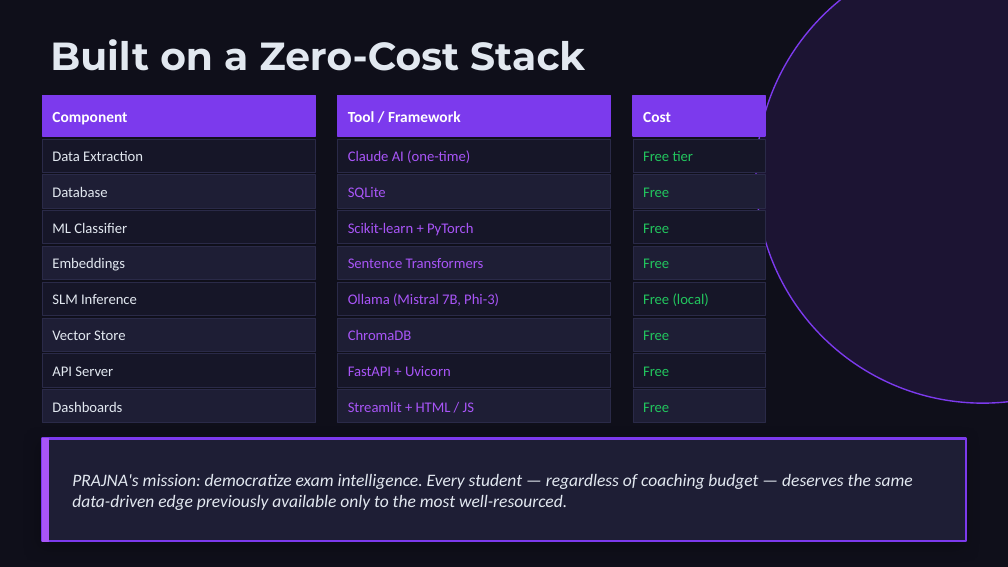
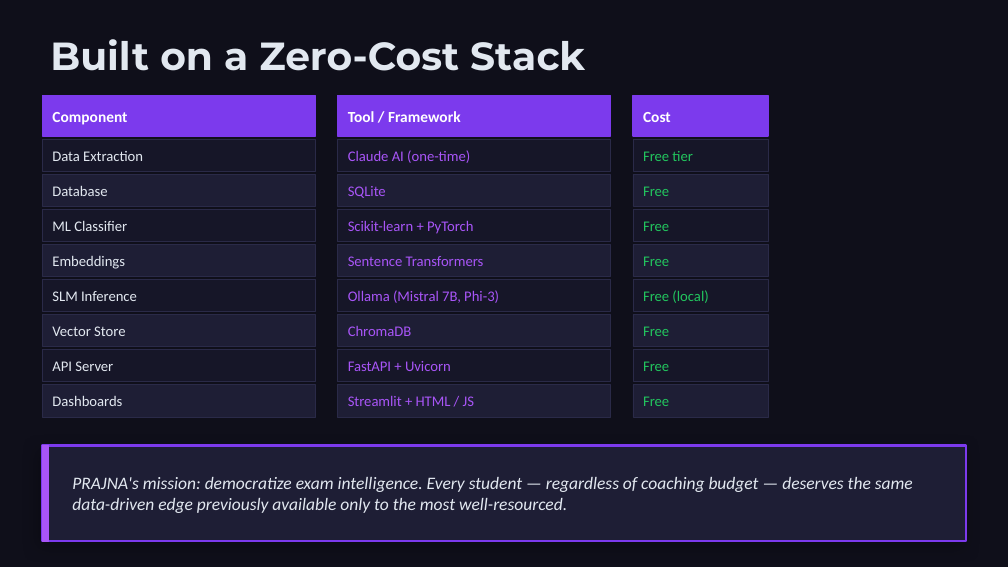
Before and after one commit to firnweh/prajna-slm, a slide deck: slide 10 of docs/prajna-deck/prajna-deck.pptx. Drawn at 1008x567 pixels with LibreOffice and Linux fonts; fonts in the diff are those of the drawing. Boxes give left, top, right and bottom in pixels: in the first picture for what was removed or moved away, otherwise in the second. Text is boxed around its words. In the diff, an @@ line names an element or a change of style, - is before the commit and + after.

```diff
--- a/docs/prajna-deck/prajna-deck.pptx
+++ b/docs/prajna-deck/prajna-deck.pptx
@@ ellipse removed at <box>756,0,1008,403</box> @@
@@ 12 rectangles, 9 texts: place and size @@
-12 rectangles, 9 texts at <box>42,282,765,423</box>
+12 rectangles, 9 texts at <box>42,279,768,417</box>
@@ rectangle: place and size @@
-rectangle at <box>42,438,966,541</box>
+rectangle at <box>42,446,966,541</box>
@@ rectangle: place and size @@
-rectangle at <box>42,438,48,541</box>
+rectangle at <box>42,446,48,541</box>
```
Also in this commit, not shown: 9 other slides changed, 1 other file.
